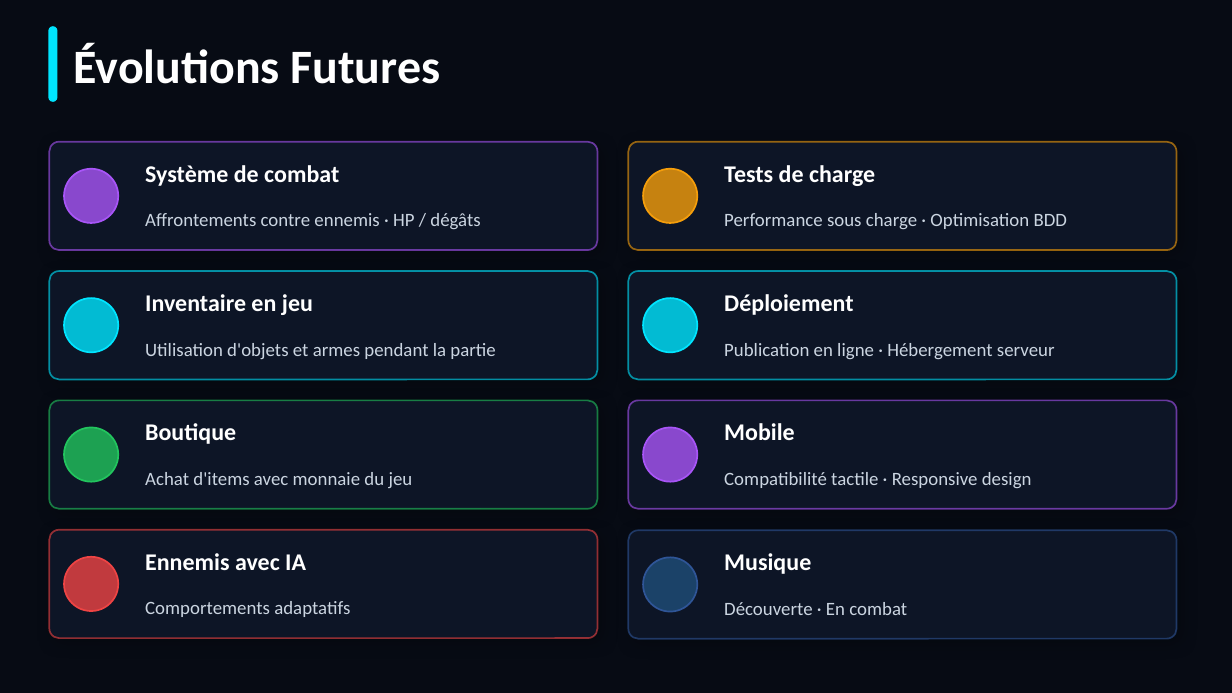
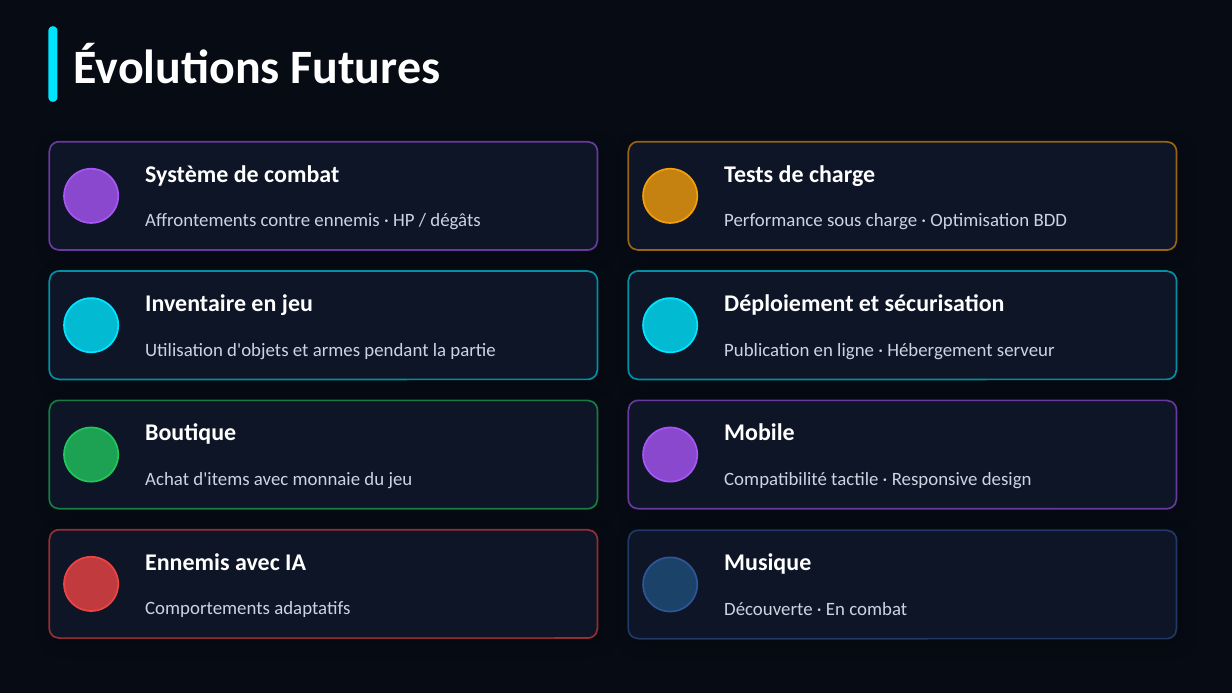
Before and after one commit to Vyzoin/Neuropulse, a slide deck: slide 14 of Presentation_Neuropulse.pptx. Drawn at 1232x693 pixels with LibreOffice and Linux fonts; fonts in the diff are those of the drawing. Boxes give left, top, right and bottom in pixels: in the first picture for what was removed or moved away, otherwise in the second. Text is boxed around its words. In the diff, an @@ line names an element or a change of style, - is before the commit and + after.

```diff
--- a/Presentation_Neuropulse.pptx
+++ b/Presentation_Neuropulse.pptx
@@ text at <box>724,294,1005,315</box>: text changed @@
-Déploiement
+Déploiement et sécurisation
```
Also in this commit, not shown: 1 other slide changed.
